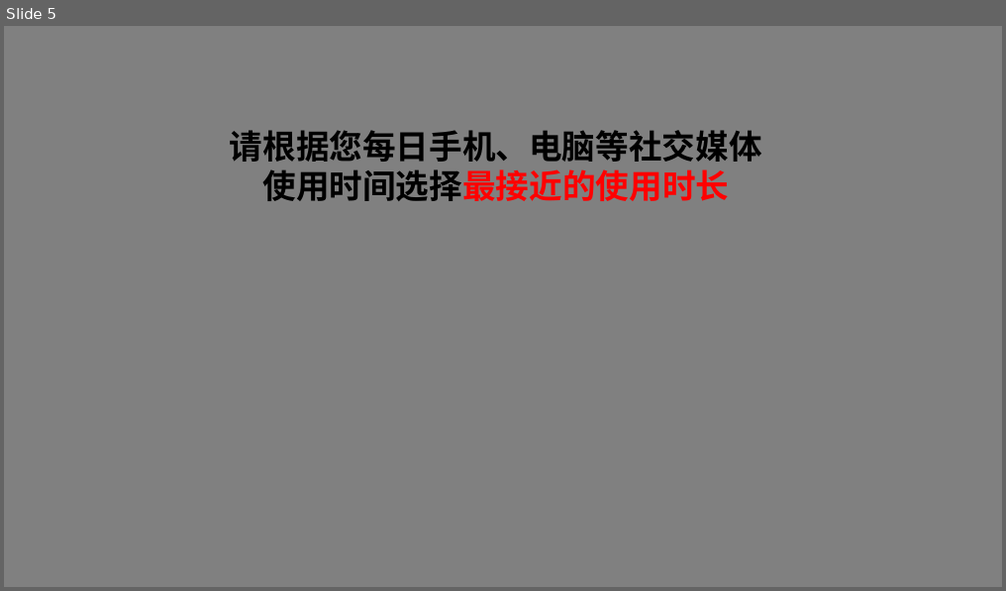
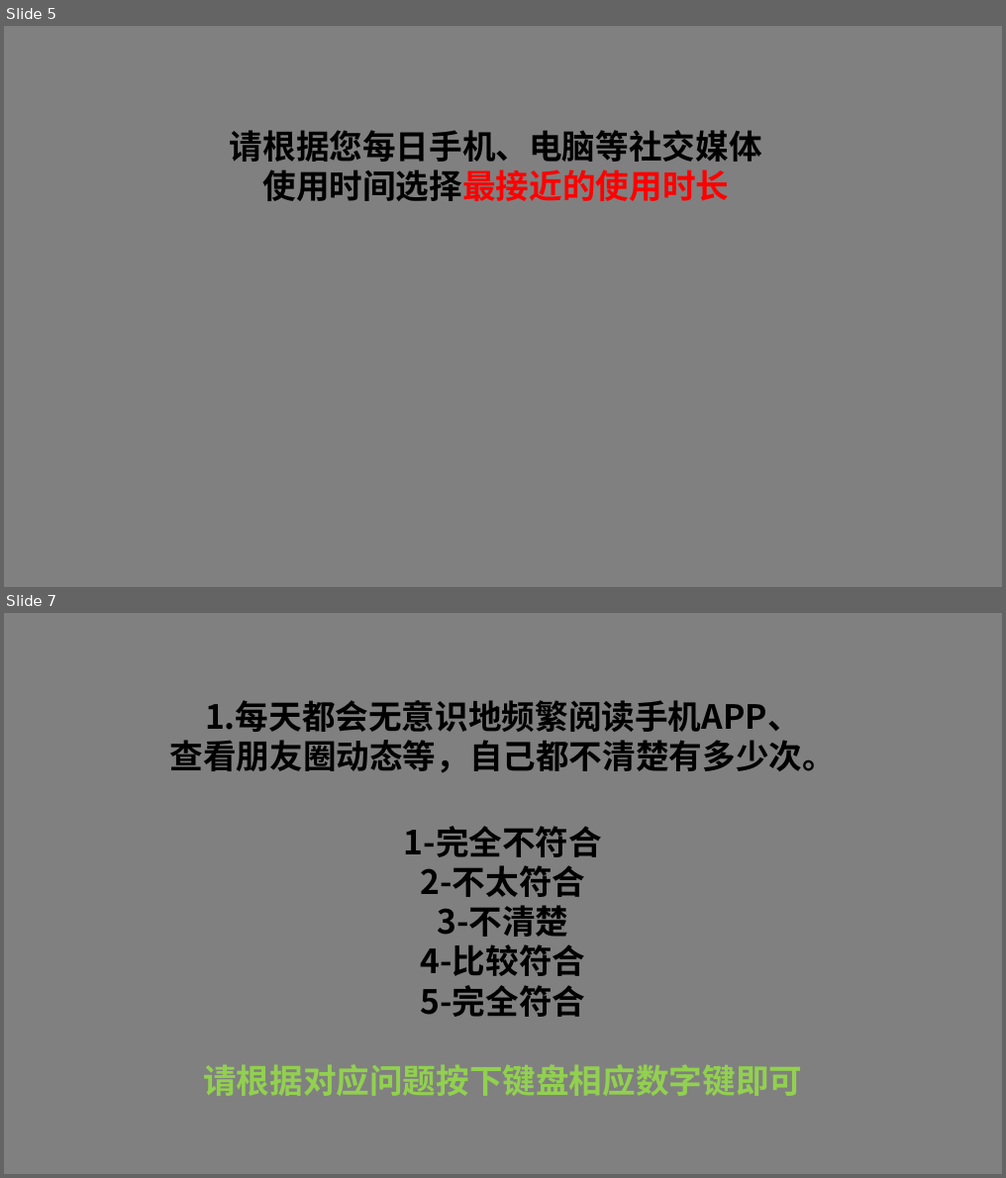
Before and after one commit to Brinks0211/-, a slide deck: document/introduction.pptx. Shown one above the other, each under a label of ours: slide 5 before the commit, slides 5 and 7 after it; the slides between them are not shown. The pictures are 1006x591 and 1006x1178 pixels, drawn with LibreOffice and Linux fonts; fonts in the diff are those of the drawing. Boxes give left, top, right and bottom in pixels: in the first picture for what was removed or moved away, otherwise in the second. Text is boxed around its words. In the diff, an @@ line names an element or a change of style, - is before the commit and + after.

```diff
--- a/document/introduction.pptx
+++ b/document/introduction.pptx
@@ slide 7 added at (4,613,1002,1174), background #808080 @@
@@ text added at (170,700,836,773), 32 pt, text #000000, bold @@
+1.每天都会无意识地频繁阅读手机APP、
+查看朋友圈动态等，自己都不清楚有多少次。
@@ text added at (203,826,802,1096), 32 pt, text #000000, bold @@
+1-完全不符合
+2-不太符合
+3-不清楚
+4-比较符合
+5-完全符合
+请根据对应问题按下键盘相应数字键即可
```
Also in this commit, not shown: 1 slide changed, 15 other slides added, 7 other files.
